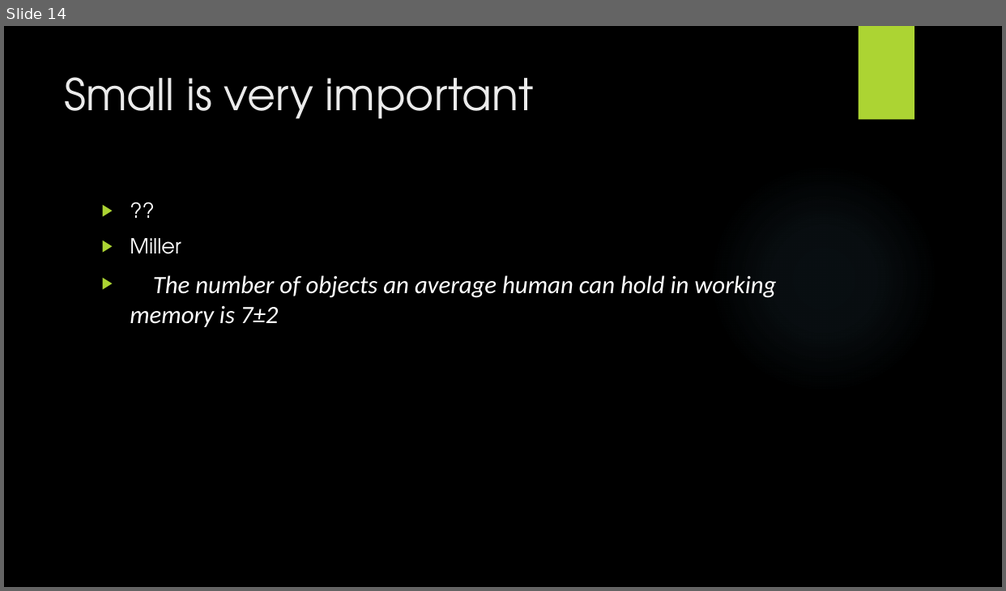
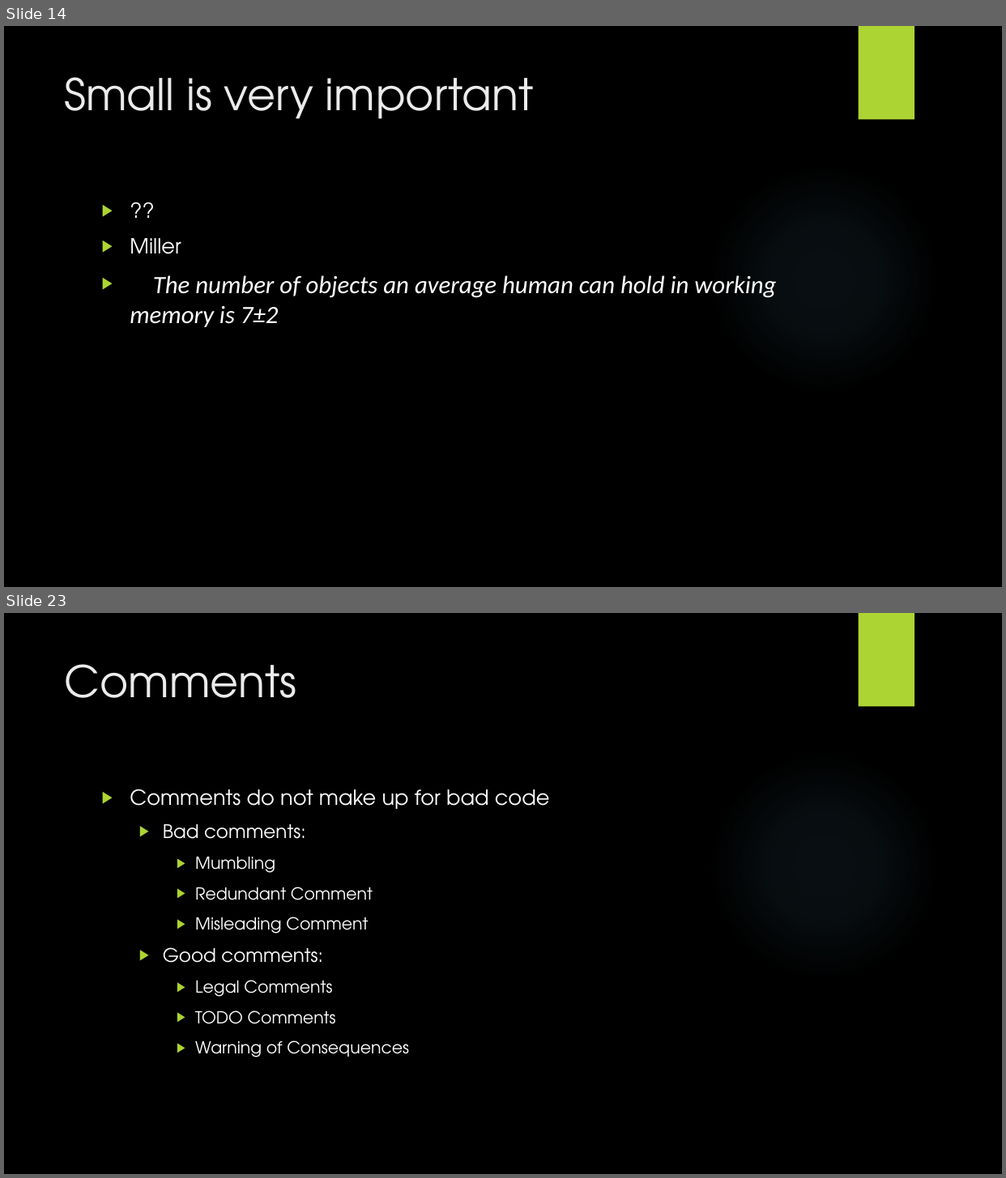
Before and after one commit to wanglifeng/PPT, a slide deck: Clean Code.pptx. Shown one above the other, each under a label of ours: slide 14 before the commit, slides 14 and 23 after it; the slides between them are not shown. The pictures are 1006x591 and 1006x1178 pixels, drawn with LibreOffice and Linux fonts; fonts in the diff are those of the drawing; background and template pictures are left out. Boxes give left, top, right and bottom in pixels: in the first picture for what was removed or moved away, otherwise in the second. Text is boxed around its words. In the diff, an @@ line names an element or a change of style, - is before the commit and + after.

```diff
--- a/Clean Code.pptx
+++ b/Clean Code.pptx
@@ slide 23 added at (4,613,1002,1174), background picture (left out); not listed: 2 template elements that a slide beside it also shows @@
@@ title added at (65,664,297,698), 42 pt, text #EBEBEB @@
+Comments
@@ text added at (130,789,550,1058), 16 pt, text #FFFFFF @@
+▶ Comments do not make up for bad code
+  ▶ Bad comments:
+    ▶ Mumbling
+    ▶ Redundant Comment
+    ▶ Misleading Comment
+  ▶ Good comments:
+    ▶ Legal Comments
+    ▶ TODO Comments
+    ▶ Warning of Consequences
```
Also in this commit, not shown: 4 slides changed, 12 other slides added.
